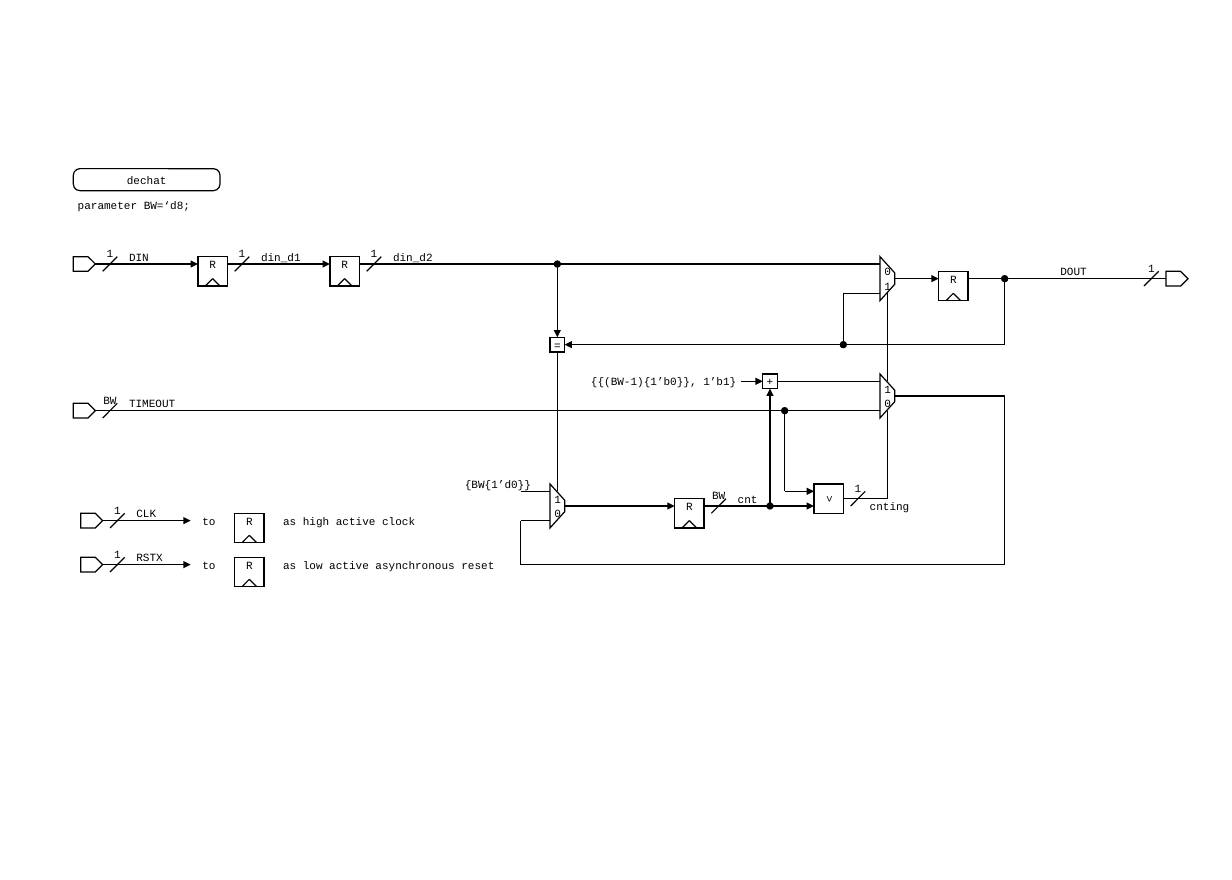
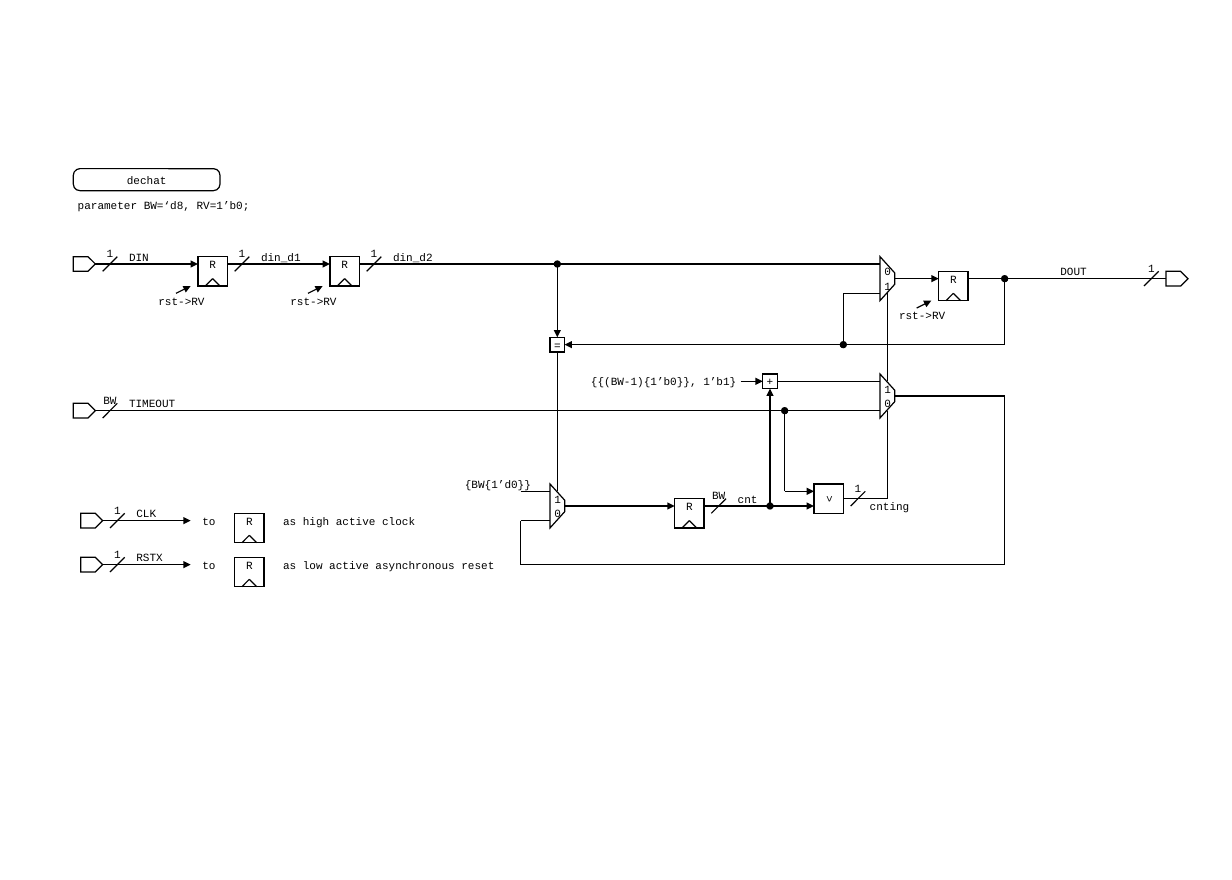
Before and after one commit to yammouch/clksk2017, a slide deck: slide 1 of 0040_pllsyn/rtl/schematic/dechat.pptx. Drawn at 1232x880 pixels with LibreOffice and Linux fonts; fonts in the diff are those of the drawing. Boxes give left, top, right and bottom in pixels: in the first picture for what was removed or moved away, otherwise in the second. Text is boxed around its words. In the diff, an @@ line names an element or a change of style, - is before the commit and + after.

```diff
--- a/0040_pllsyn/rtl/schematic/dechat.pptx
+++ b/0040_pllsyn/rtl/schematic/dechat.pptx
@@ text at bbox=[78, 202, 250, 211]: text changed @@
-parameter BW=‘d8;
+parameter BW=‘d8, RV=1’b0;
@@ text added at bbox=[158, 297, 204, 305], 9 pt, text #000000 @@
+rst->RV
@@ arrow added from (176, 293) to (191, 286), #000000 1 pt @@
@@ text added at bbox=[290, 297, 336, 305], 9 pt, text #000000 @@
+rst->RV
@@ arrow added from (308, 293) to (323, 286), #000000 1 pt @@
@@ text added at bbox=[899, 312, 945, 319], 9 pt, text #000000 @@
+rst->RV
@@ arrow added from (917, 308) to (931, 301), #000000 1 pt @@
```
Also in this commit, not shown: 3 other files.
